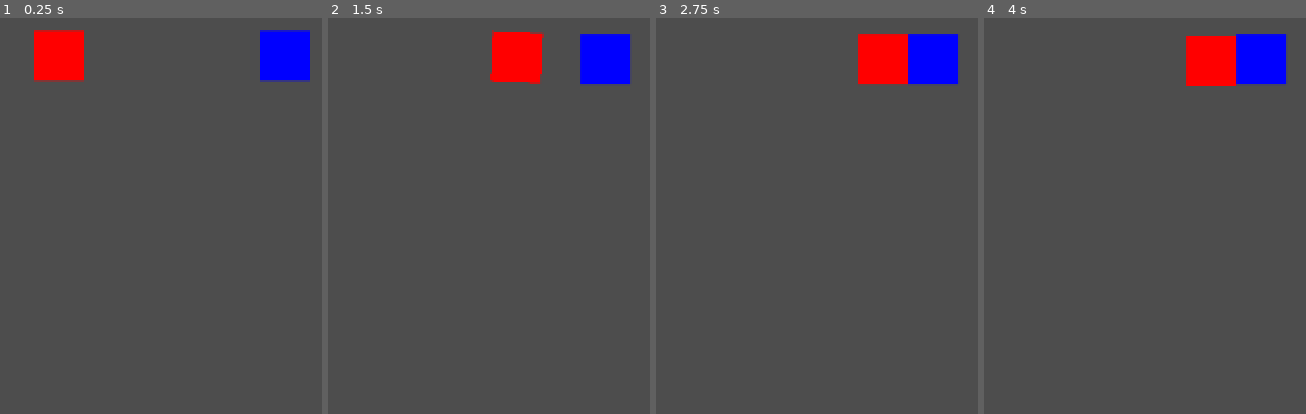
Above: before the commit, frames 1-4 (left to right).
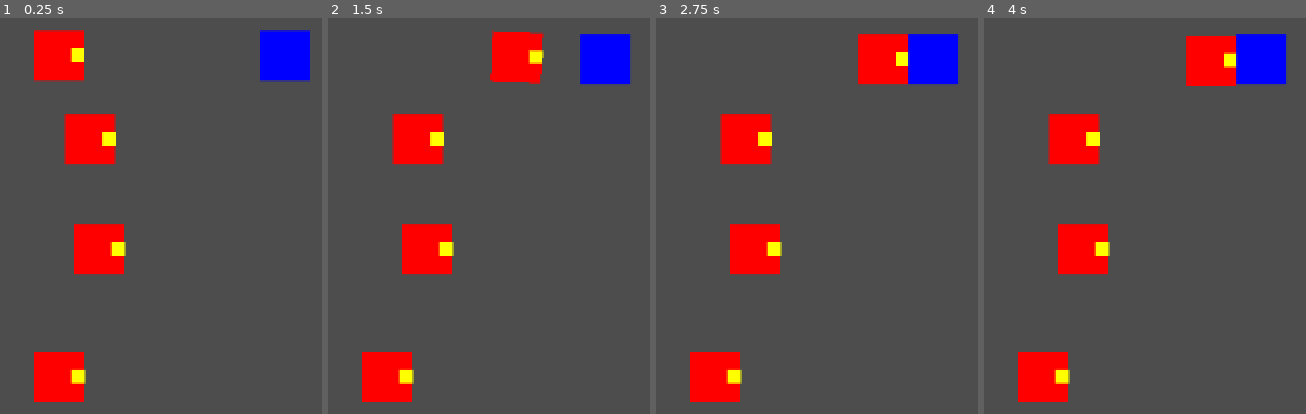
Above: after the commit, the same moments.

Repository: seitamuro/dash_assassin_game
Game: Godot game, scene res://enemy_behavior_test.tscn
Same seed, same stepped clock (60 frames per second), same inputs: the game is played once before the commit and once after it. This scene is started directly instead of the project's main scene.
Inputs (mouse positions are in pixels of both pictures, inside the frame that each line leads up to):
- Up to frame 1 (0.25 s): no input
- Up to frame 2 (1.5 s): move the mouse to (outside the picture) at 0.52 s; press the mouse at (outside the picture) at 0.53 s; move the mouse to (outside the picture) at 1.27 s; release the mouse at (outside the picture) at 1.28 s; click (outside the picture) at 1.35 s
- Up to frame 3 (2.75 s): move the mouse to (outside the picture) at 2.02 s; press the mouse at (outside the picture) at 2.03 s
- Up to frame 4 (4 s): tap Enter at 2.75 s; move the mouse to (outside the picture) at 2.77 s; release the mouse at (outside the picture) at 2.78 s; click (outside the picture) at 2.85 s; tap Space at 3.5 s; move the mouse to (outside the picture) at 3.52 s; press the mouse at (outside the picture) at 3.53 s

The runs differ from the first frame. In frame 1, 6.2% of the frame differs, in the area x 10-40%, y 7-97%; in frame 2, 6.2%; in frame 3, 6.2%; in frame 4, 6.2%, in the area x 10-79%, y 8-97%.

Commit message:
壁を追加

Diff:
--- a/enemy.tscn
+++ b/enemy.tscn
@@ -23,3 +23,11 @@
 
 [node name="RayCast2D" type="RayCast2D" parent="."]
 target_position = Vector2(208, 0)
+
+[node name="ColorRect2" type="ColorRect" parent="."]
+offset_left = 10.0
+offset_top = -5.0
+offset_right = 50.0
+offset_bottom = 35.0
+scale = Vector2(0.264338, 0.264338)
+color = Color(1, 1, 0, 1)
--- a/enemy_behavior_test.tscn
+++ b/enemy_behavior_test.tscn
@@ -18,3 +18,12 @@
 
 [node name="Player" parent="Field" instance=ExtResource("2_jmuqk")]
 position = Vector2(276, 99)
+
+[node name="Enemy2" parent="Field" instance=ExtResource("1_pa0xi")]
+position = Vector2(120, 165)
+
+[node name="Enemy3" parent="Field" instance=ExtResource("1_pa0xi")]
+position = Vector2(127, 253)
+
+[node name="Enemy4" parent="Field" instance=ExtResource("1_pa0xi")]
+position = Vector2(95, 355)
--- /dev/null
+++ b/walll.tscn
@@ -0,0 +1,19 @@
+[gd_scene load_steps=2 format=3 uid="uid://cxjqok6j4p386"]
+
+[sub_resource type="RectangleShape2D" id="RectangleShape2D_7d6wx"]
+size = Vector2(77.2242, 33.5947)
+
+[node name="Walll" type="Area2D"]
+
+[node name="NavigationAgent2D" type="NavigationAgent2D" parent="."]
+
+[node name="CollisionShape2D" type="CollisionShape2D" parent="."]
+position = Vector2(19.8968, 67.3683)
+rotation = 3.14159
+scale = Vector2(0.520646, 4.02633)
+shape = SubResource("RectangleShape2D_7d6wx")
+
+[node name="ColorRect" type="ColorRect" parent="."]
+offset_right = 40.0
+offset_bottom = 40.0
+scale = Vector2(1, 3.38046)
